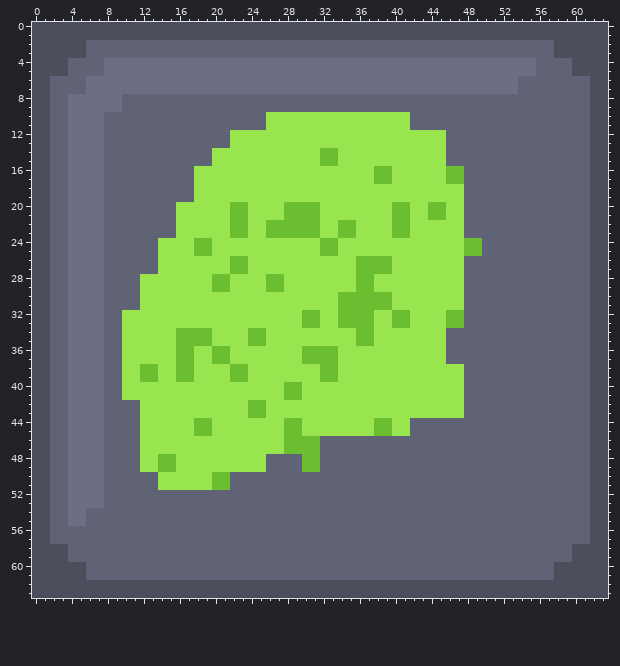
Pixel-art sprite, stored at app/assets/sprites/tiles/slimeFloor3.png. This is how it looked before the edit.
The file is 64x64 pixels.
The result:
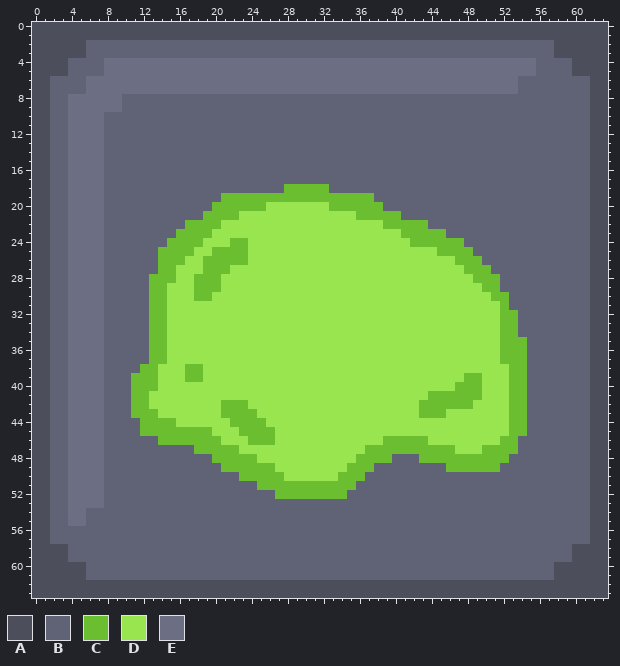
Palette (. is transparent): A #4c4e5c  B #606375  C #6abe30  D #99e550  E #6c6f84
Changes in this commit:
y 10..11: x 26..41 DDDDDDDDDDDDDDDD -> BBBBBBBBBBBBBBBB
y 12..13: x 22..45 DDDDDDDDDDDDDDDDDDDDDDDD -> BBBBBBBBBBBBBBBBBBBBBBBB
y 14..15: x 20..45 DDDDDDDDDDDDCCDDDDDDDDDDDD -> BBBBBBBBBBBBBBBBBBBBBBBBBB
y 16..17: x 18..47 DDDDDDDDDDDDDDDDDDDDCCDDDDDDCC -> BBBBBBBBBBBBBBBBBBBBBBBBBBBBBB
y 18: x 18..47 DDDDDDDDDDDDDDDDDDDDDDDDDDDDDD -> BBBBBBBBBBCCCCCBBBBBBBBBBBBBBB
y 19: x 18..47 DDDDDDDDDDDDDDDDDDDDDDDDDDDDDD -> BBBCCCCCCCCCCCCCCCCCBBBBBBBBBB
y 20: x 16..21 DDDDDD -> BBBBCC; x 24..25 DD -> CC; x 28..31 CCCC -> DDDD; x 33..47 DDDDDDDCCDDCCDD -> CCCCCCBBBBBBBBB
y 21: x 16..21 DDDDDD -> BBBCCC; x 23 C -> D; x 28..31 CCCC -> DDDD; x 36..39 DDDD -> CCCC; x 41..47 CDDCCDD -> BBBBBBB
y 22: x 16..20 DDDDD -> BCCCC; x 22..23 CC -> DD; x 26..31 CCCCCC -> DDDDDD; x 34..35 CC -> DD; x 39 D -> C; x 42..47 DDDDDD -> CCBBBB
y 23: x 16..19 DDDD -> CCCC; x 22..23 CC -> DD; x 26..31 CCCCCC -> DDDDDD; x 34..35 CC -> DD; x 40 C -> D; x 42..47 DDDDDD -> CCCCBB
y 24: x 14..17 DDDD -> BCCC; x 19 C -> D; x 22..23 DD -> CC; x 32..33 CC -> DD; x 42..49 DDDDDDCC -> CCCCCCBB
y 25: x 14..23 DDDDCCDDDD -> CCCCDDCCCC; x 32..33 CC -> DD; x 45..47 DDD -> CCC; x 49 C -> B
y 26: x 14..16 DDD -> CCC; x 19..21 DDD -> CCC; x 36..39 CCCC -> DDDD; x 47..49 DBB -> CCC
y 27: x 14..15 DD -> CC; x 19..23 DDDCC -> CCCDD; x 36..39 CCCC -> DDDD; x 48..50 BBB -> CCC
y 28: x 12..15 DDDD -> BCCC; x 18..19 DD -> CC; x 21 C -> D; x 26..27 CC -> DD; x 36..37 CC -> DD; x 48..51 BBBB -> DCCC
y 29: x 12..14 DDD -> BCC; x 18..19 DD -> CC; x 21 C -> D; x 26..27 CC -> DD; x 36..37 CC -> DD; x 48..51 BBBB -> DDCC
y 30: x 12..14 DDD -> BCC; x 18..19 DD -> CC; x 34..39 CCCCCC -> DDDDDD; x 48..52 BBBBB -> DDDCC
y 31: x 12..14 DDD -> BCC; x 34..39 CCCCCC -> DDDDDD; x 48..52 BBBBB -> DDDDC
y 32..33: x 10..14 DDDDD -> BBBCC; x 30..31 CC -> DD; x 34..37 CCCC -> DDDD; x 40..41 CC -> DD; x 46..53 CCBBBBBB -> DDDDDDCC
y 34: x 10..14 DDDDD -> BBBCC; x 16..19 CCCC -> DDDD; x 24..25 CC -> DD; x 36..37 CC -> DD; x 46..53 BBBBBBBB -> DDDDDDCC
y 35: x 10..14 DDDDD -> BBBCC; x 16..19 CCCC -> DDDD; x 24..25 CC -> DD; x 36..37 CC -> DD; x 46..54 BBBBBBBBB -> DDDDDDCCC
y 36..37: x 10..14 DDDDD -> BBBCC; x 16..17 CC -> DD; x 20..21 CC -> DD; x 30..33 CCCC -> DDDD; x 46..54 BBBBBBBBB -> DDDDDDCCC
y 38: x 10..11 DD -> BB; x 16 C -> D; x 18 D -> C; x 22..23 CC -> DD; x 32..33 CC -> DD; x 48..54 BBBBBBB -> DDDDDCC
y 39: x 10..11 DD -> BC; x 16 C -> D; x 18 D -> C; x 22..23 CC -> DD; x 32..33 CC -> DD; x 48..54 BBBBBBB -> CCDDDCC
y 40: x 10..13 DDDD -> BCCC; x 28..29 CC -> DD; x 47..54 DBBBBBBB -> CCCDDDCC
y 41: x 10..12 DDD -> BCC; x 28..29 CC -> DD; x 44..54 DDDDBBBBBBB -> CCCCCCDDDCC
y 42: x 11..12 BD -> CC; x 21..25 DDDCC -> CCCDD; x 43..54 DDDDDBBBBBBB -> CCCCCCDDDDCC
y 43: x 11..13 BDD -> CCC; x 21..23 DDD -> CCC; x 25 C -> D; x 43..45 DDD -> CCC; x 48..54 BBBBBBB -> DDDDDCC
y 44: x 12..15 DDDD -> CCCC; x 18..19 CC -> DD; x 22..25 DDDD -> CCCC; x 28..29 CC -> DD; x 38..39 CC -> DD; x 42..54 BBBBBBBBBBBBB -> DDDDDDDDDDDCC
y 45: x 12..17 DDDDDD -> CCCCCC; x 23..26 DDDD -> CCCC; x 28..29 CC -> DD; x 38..39 CC -> DD; x 42..54 BBBBBBBBBBBBB -> DDDDDDDDDDDCC
y 46: x 12..20 DDDDDDDDD -> BBCCCCCCC; x 24..26 DDD -> CCC; x 28..53 CCCCBBBBBBBBBBBBBBBBBBBBBB -> DDDDDDDDDDDCCCCCDDDDDDDDCC
y 47: x 12..22 DDDDDDDDDDD -> BBBBBBCCCCC; x 28..53 CCCCBBBBBBBBBBBBBBBBBBBBBB -> DDDDDDDDDCCCCCCCCCCDDDCCCC
y 48: x 12..24 DDCCDDDDDDDDD -> BBBBBBBBCCCCC; x 26..39 BBBBCCBBBBBBBB -> DDDDDDDDDDCCCC; x 43..52 BBBBBBBBBB -> CCCCCCCCCC
y 49: x 12..37 DDCCDDDDDDDDDDBBBBCCBBBBBB -> BBBBBBBBBCCCCCCDDDDDDDDCCC; x 46..51 BBBBBB -> CCCCCC
y 50: x 14..21 DDDDDDCC -> BBBBBBBB; x 23..36 BBBBBBBBBBBBBB -> CCCCCDDDDDDCCC
y 51: x 14..21 DDDDDDCC -> BBBBBBBB; x 25..35 BBBBBBBBBBB -> CCCCCCCCCCC
y 52: x 27..34 BBBBBBBB -> CCCCCCCC
